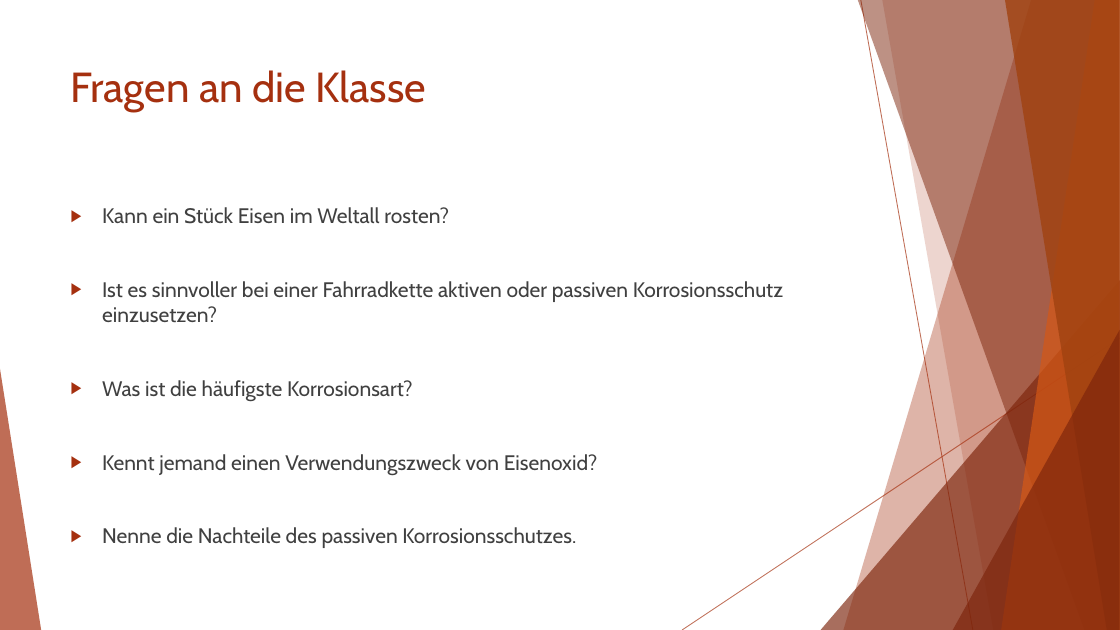
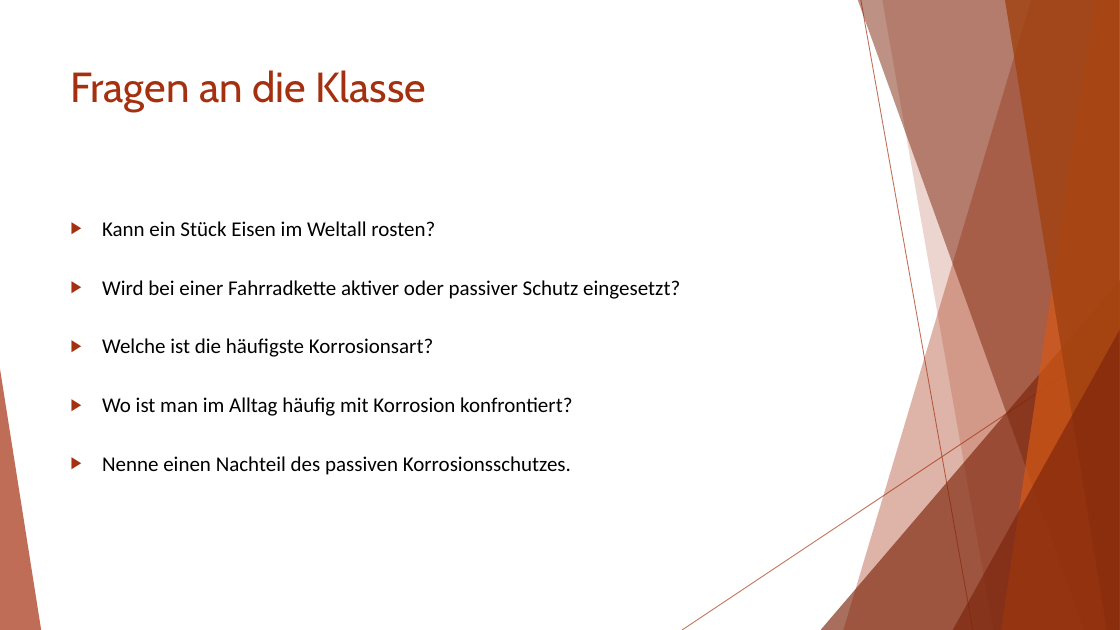
Before and after one commit to Elia-Karrer/sto, a slide deck: slide 14 of 2AHELS-Karrer-Präsentation-Korrosion.pptx. Drawn at 1120x630 pixels with LibreOffice and Linux fonts; fonts in the diff are those of the drawing. Boxes give left, top, right and bottom in pixels: in the first picture for what was removed or moved away, otherwise in the second. Text is boxed around its words. In the diff, an @@ line names an element or a change of style, - is before the commit and + after.

```diff
--- a/2AHELS-Karrer-Präsentation-Korrosion.pptx
+++ b/2AHELS-Karrer-Präsentation-Korrosion.pptx
@@ text at [102, 221, 435, 236]: font Cabin to Calibri, text colour #404040 to #000000 in "Kann ein Stück Eisen im Weltall rosten?"; line spacing 1 to 1.5; more space between paragraphs @@
@@ text at [102, 280, 680, 475]: text changed; font Cabin to Calibri; text colour #404040 to #000000 @@
-▶ Ist es sinnvoller bei einer Fahrradkette aktiven oder passiven Korrosionsschutz einzusetzen?
-▶ Was ist die häufigste Korrosionsart?
-▶ Kennt jemand einen Verwendungszweck von Eisenoxid?
-▶ Nenne die Nachteile des passiven Korrosionsschutzes.
+▶ Wird bei einer Fahrradkette aktiver oder passiver Schutz eingesetzt?
+▶ Welche ist die häufigste Korrosionsart?
+▶ Wo ist man im Alltag häufig mit Korrosion konfrontiert?
+▶ Nenne einen Nachteil des passiven Korrosionsschutzes.
```
Also in this commit, not shown: 4 other files.
